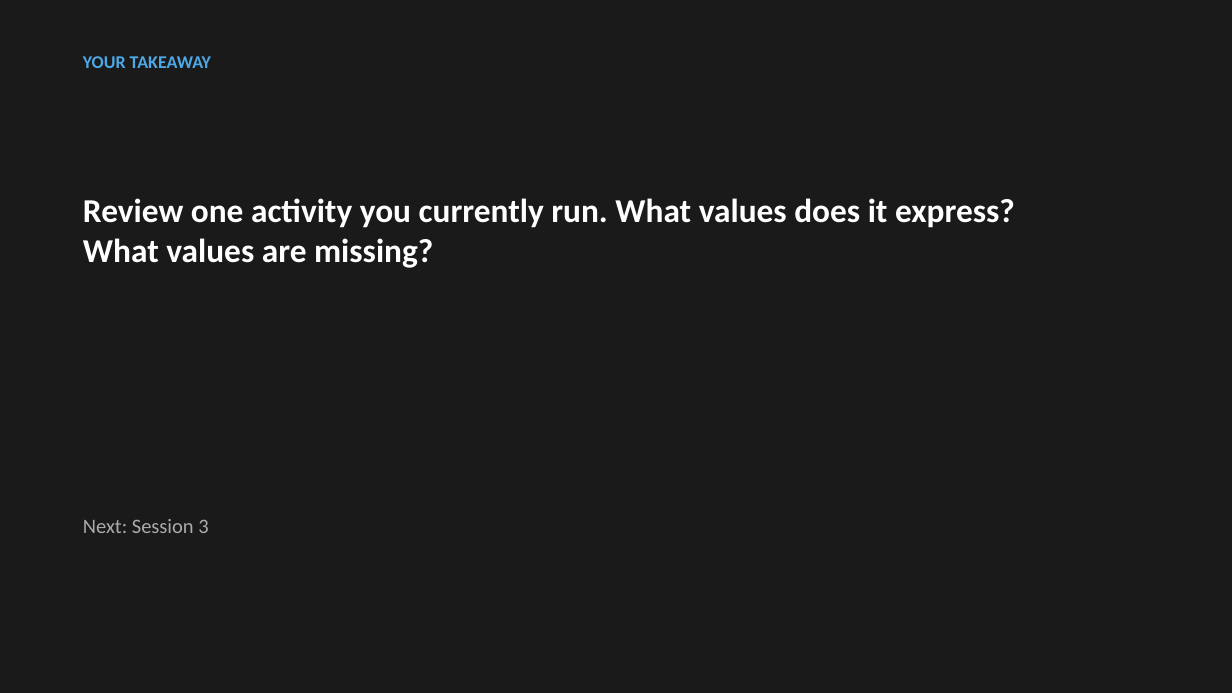
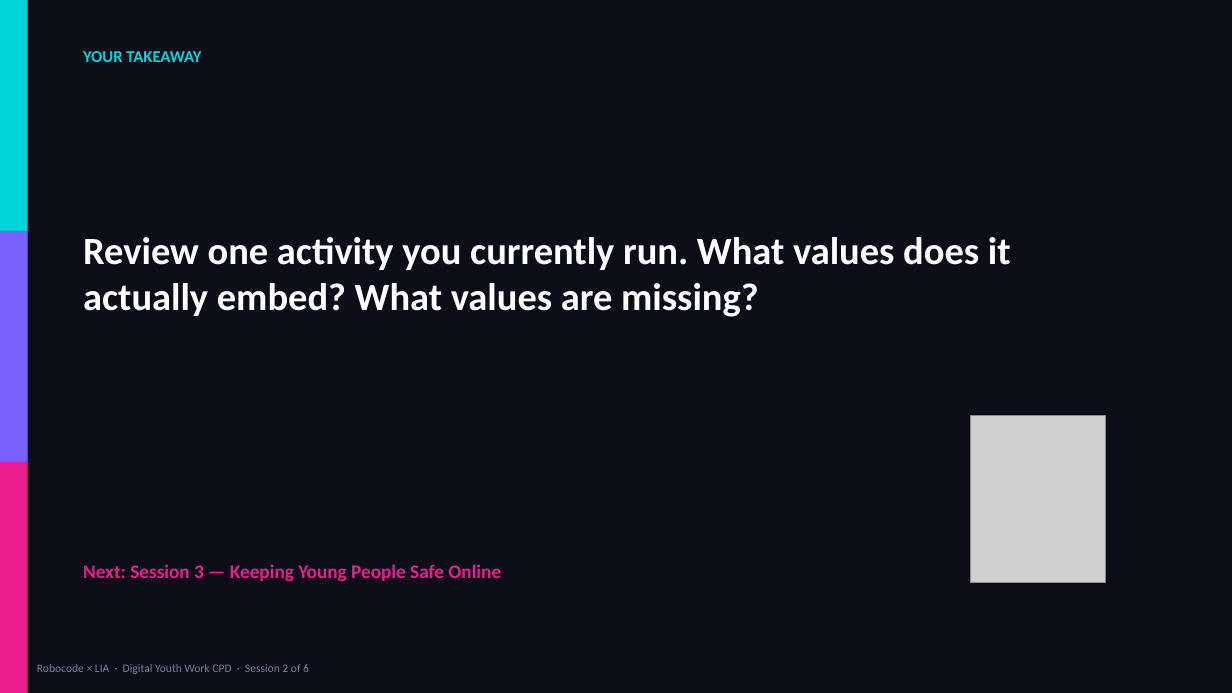
Before and after one commit to bh1ff/cpd-v2, a slide deck: slide 32 of assets/downloads/Session-2-Your-Values-Under-Pressure.pptx (slide 17 before the commit). Drawn at 1232x693 pixels with LibreOffice and Linux fonts; fonts in the diff are those of the drawing; grey boxes stand for pictures. Boxes give left, top, right and bottom in pixels: in the first picture for what was removed or moved away, otherwise in the second. Text is boxed around its words. In the diff, an @@ line names an element or a change of style, - is before the commit and + after.

```diff
--- a/assets/downloads/Session-2-Your-Values-Under-Pressure.pptx
+++ b/assets/downloads/Session-2-Your-Values-Under-Pressure.pptx
@@ background #1A1A1A to #0D0D1A @@
@@ rectangle added at [0,0,28,231], fill #00D4DB @@
@@ text "YOUR TAKEAWAY" at [83,51,201,62]: size 14 to 13 pt, text colour #4EA8E6 to #00D4DB @@
@@ rectangle added at [0,231,28,462], fill #7B61FF @@
@@ text at [83,237,1011,317]: text changed; size 26 to 30 pt @@
-Review one activity you currently run. What values does it express? What values are missing?
+Review one activity you currently run. What values does it actually embed? What values are missing?
@@ picture added at [970,416,1105,582] @@
@@ rectangle added at [0,462,28,693], fill #E91E8C @@
@@ text at [83,564,501,582]: text changed; size 16 to 15 pt; text colour #AAAAAA to #E91E8C; bold on @@
-Next: Session 3
+Next: Session 3 — Keeping Young People Safe Online
@@ text added at [37,664,309,674], 9 pt, text #7B7B96 @@
+Robocode × LIA · Digital Youth Work CPD · Session 2 of 6
```
Also in this commit, not shown: 10 other slides changed, 21 slides added, 6 slides removed, 2 other files.
